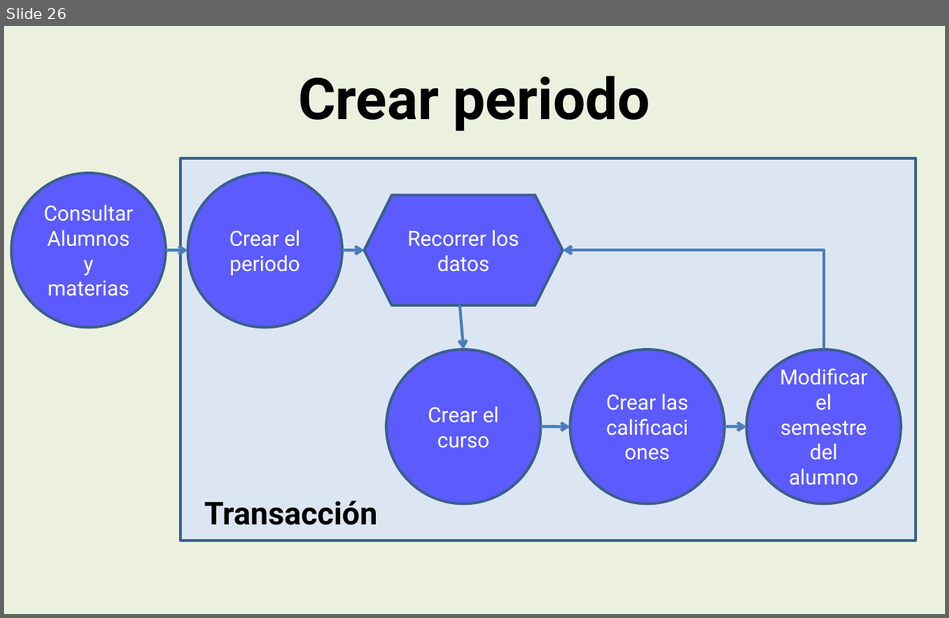
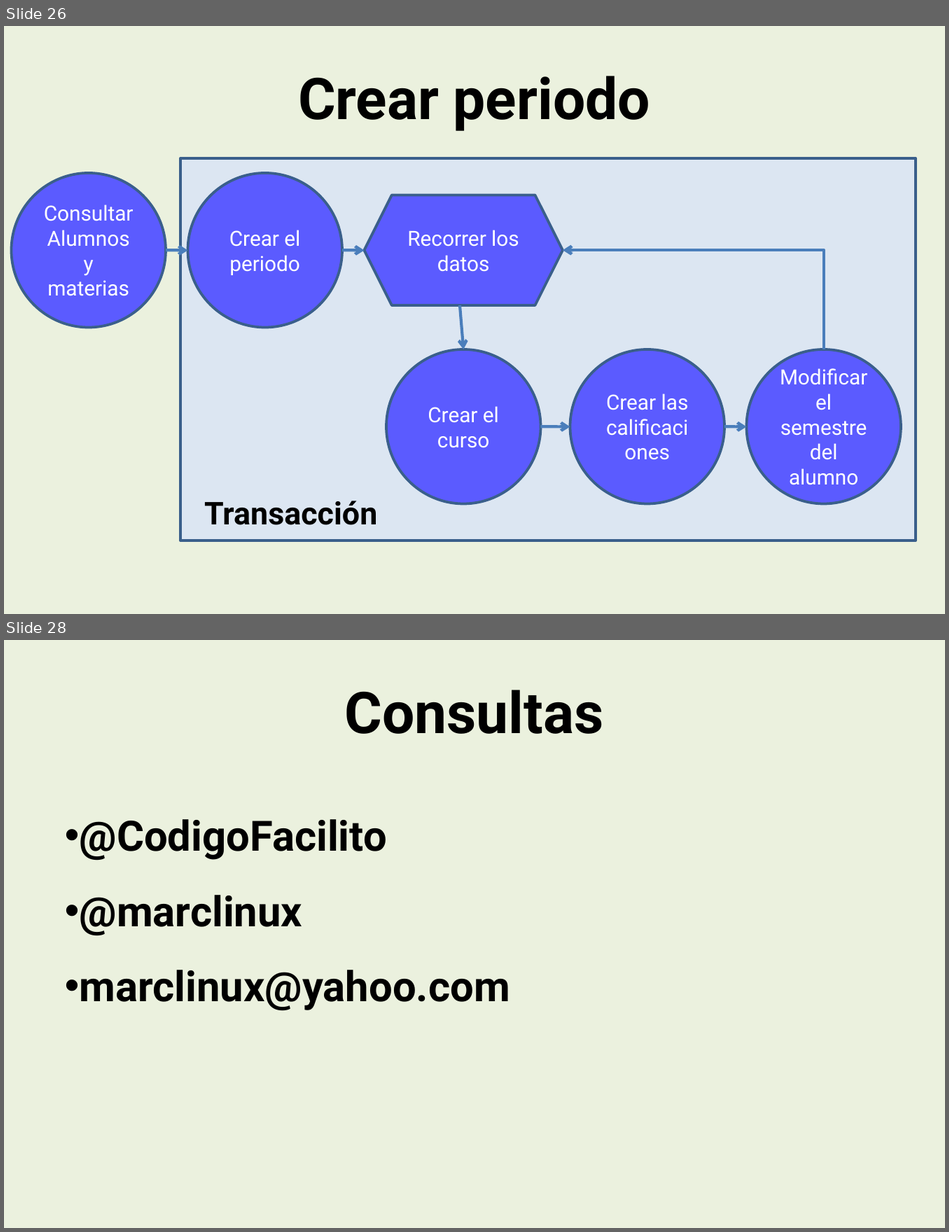
Before and after one commit to marclinux/CursoEF6, a slide deck: CursoEF6.pptx. Shown one above the other, each under a label of ours: slide 26 before the commit, slides 26 and 28 after it; the slides between them are not shown. The pictures are 949x618 and 949x1232 pixels, drawn with LibreOffice and Linux fonts; fonts in the diff are those of the drawing; background and template pictures are left out. Boxes give left, top, right and bottom in pixels: in the first picture for what was removed or moved away, otherwise in the second. Text is boxed around its words. In the diff, an @@ line names an element or a change of style, - is before the commit and + after.

```diff
--- a/CursoEF6.pptx
+++ b/CursoEF6.pptx
@@ slide 28 added at [4, 640, 945, 1228], background #EBF1DE @@
@@ title added at [345, 690, 604, 734], 44 pt, text #000000, bold @@
+Consultas
@@ text added at [80, 819, 510, 1011], 32 pt, text #000000, bold @@
+• @CodigoFacilito
+• @marclinux
+• marclinux@yahoo.com
```
Also in this commit, not shown: 1 other slide added, 2 other files.
